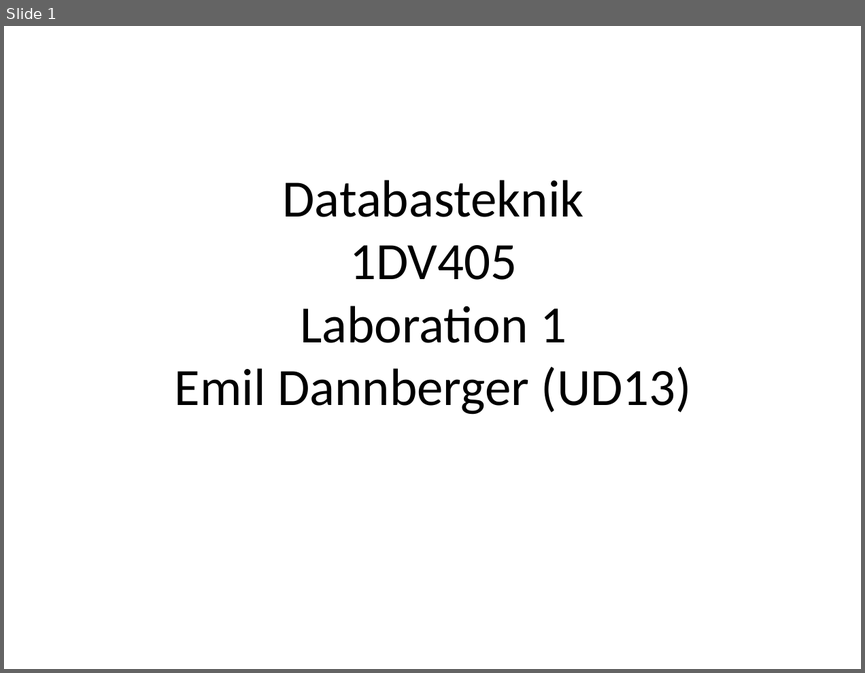
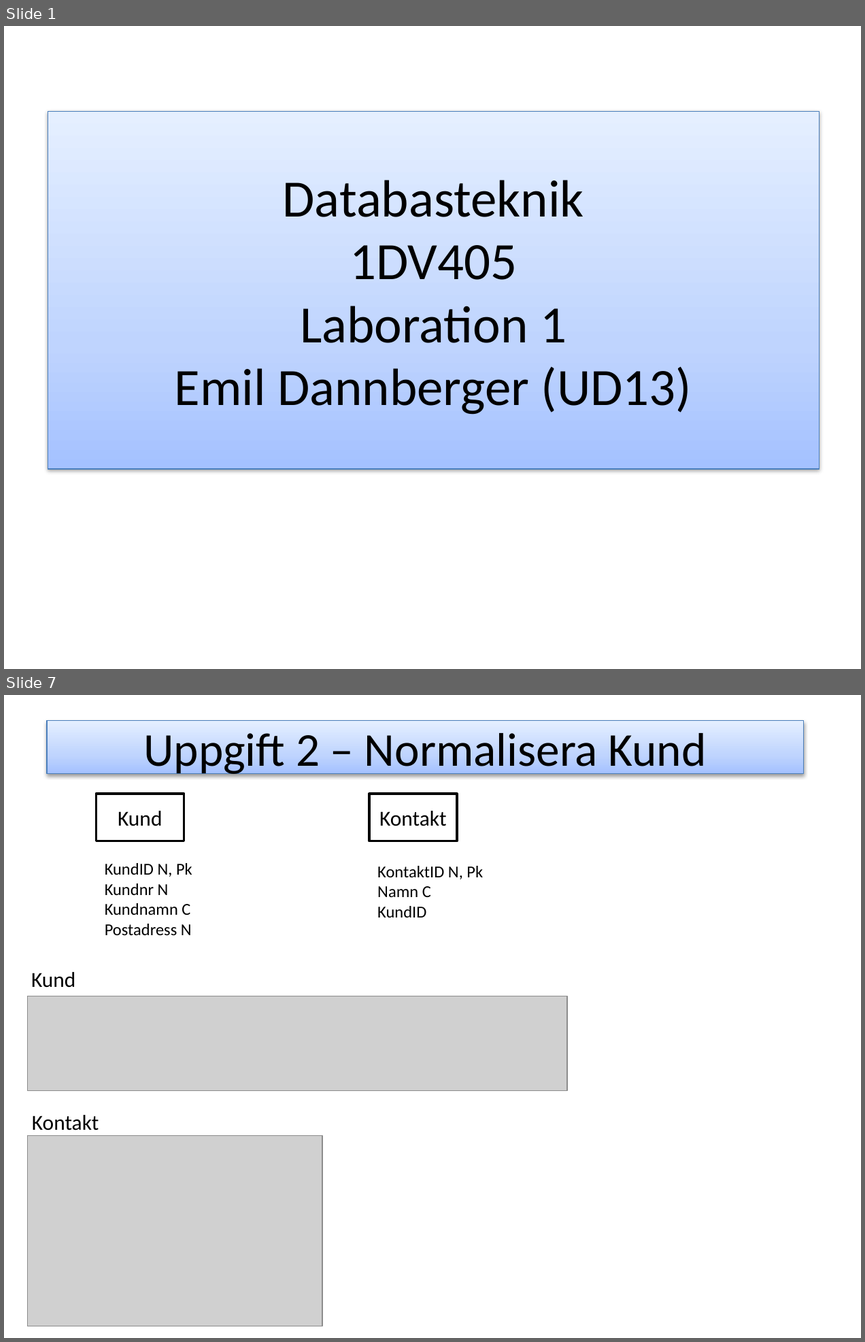
Before and after one commit to ed222an/Databasteknik, a slide deck: Labb 1/Laboration1.pptx. Shown one above the other, each under a label of ours: slide 1 before the commit, slides 1 and 7 after it; the slides between them are not shown. The pictures are 865x673 and 865x1342 pixels, drawn with LibreOffice and Linux fonts; fonts in the diff are those of the drawing; grey boxes stand for pictures. Boxes give left, top, right and bottom in pixels: in the first picture for what was removed or moved away, otherwise in the second. Text is boxed around its words. In the diff, an @@ line names an element or a change of style, - is before the commit and + after.

```diff
--- a/Labb 1/Laboration1.pptx
+++ b/Labb 1/Laboration1.pptx
@@ slide 7 added at bbox=[4, 695, 861, 1338], background #FFFFFF @@
@@ title added at bbox=[47, 721, 804, 773], fill gradient #A4C4FF to #BFD4FF to #E6EEFF, outline #4B7EBC 0.75 pt, 39.6 pt, text #000000 @@
+Uppgift 2 – Normalisera Kund
@@ rectangle added at bbox=[96, 794, 183, 841], outline #000000 2 pt, 18 pt, text #000000 @@
+Kund
@@ rectangle added at bbox=[369, 794, 456, 841], outline #000000 2 pt, 18 pt, text #000000 @@
+Kontakt
@@ text added at bbox=[105, 863, 192, 936], 14 pt, text #000000 @@
+KundID N, Pk
+Kundnr N
+Kundnamn C
+Postadress N
@@ text added at bbox=[377, 866, 483, 917], 14 pt, text #000000 @@
+KontaktID N, Pk
+Namn C
+KundID
@@ text added at bbox=[31, 972, 75, 987], 18 pt, text #000000 @@
+Kund
@@ picture added at bbox=[27, 996, 567, 1090] @@
@@ text added at bbox=[32, 1115, 99, 1130], 18 pt, text #000000 @@
+Kontakt
@@ picture added at bbox=[27, 1136, 322, 1325] @@
@@ slide 1 changed as well @@
@@ title "Databasteknik 1DV405 Laboration 1 Emil ...": place and size @@
-title "Databasteknik 1DV405 Laboration 1 Emil ..." at bbox=[174, 180, 691, 414]
+title "Databasteknik 1DV405 Laboration 1 Emil ..." at bbox=[48, 111, 819, 468]
@@ title "Databasteknik 1DV405 Laboration 1 Emil ..." at bbox=[48, 111, 819, 468]: fill none to gradient #A4C4FF to #BFD4FF to #E6EEFF; outline none to #4B7EBC 0.75 pt; shadow on @@
```
Also in this commit, not shown: 5 other slides changed.
